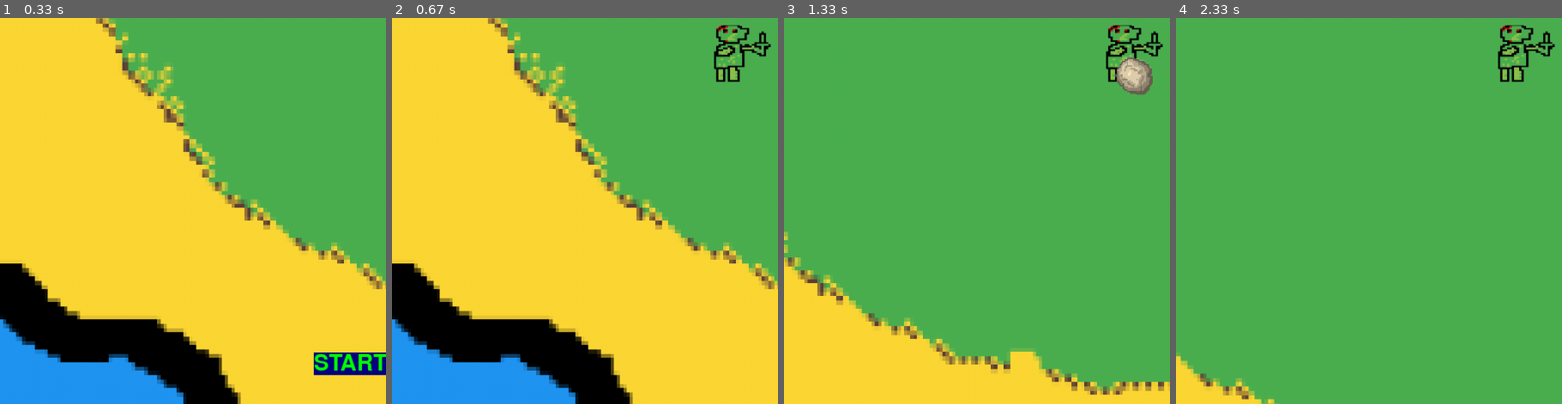
Above: before the commit, frames 1-4 (left to right).
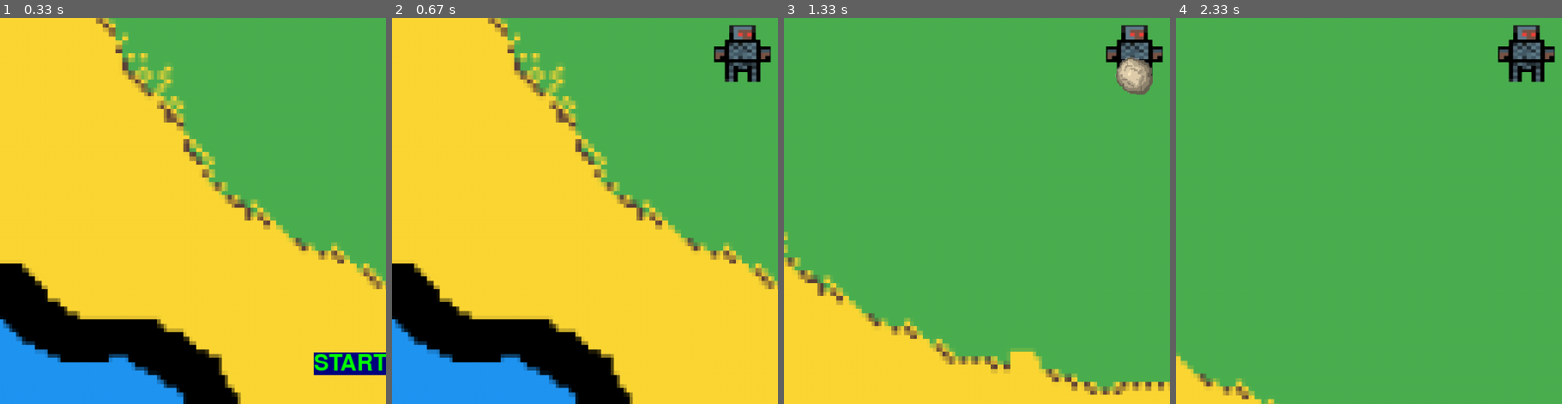
Above: after the commit, the same moments.

Repository: Kingkhi1/Zombie-Ocrs-and-caniballs
Game: pygame game, started from pygametemplate.py
Two runs of this game, one before a commit and one after it. Both use one fixed random seed, a clock stepped at 60 frames per second and the inputs below.
Inputs (mouse positions are % of the whole screen's width and height, from its top left):
- Up to frame 1 (0.33 s): no input
- Up to frame 2 (0.67 s): click "START" at 0.38 s
- Up to frame 3 (1.33 s): hold Right 0.67-1.13 s; move the mouse to (51, 57) at 0.7 s; hold Up from 1.17 s (still down); move the mouse to (60, 72) at 1.2 s; tap Space at 1.23 s
- Up to frame 4 (2.33 s): release Up at 1.47 s; hold Right 1.5-1.97 s; move the mouse to (19, 35) at 1.53 s; tap Space at 1.57, 1.87, 2.07 s; hold Left from 2 s (still down); move the mouse to (19, 73) at 2.03 s
The pictures show only the part of the screen within x 5-55%, y 45-95%; the shares and areas given below are measured in that part.

Frame 1 is identical in both runs. In frame 2, 1.7% of the frame differs, in the area x 83-99%, y 1-17%; in frame 3, 1.3%; in frame 4, 1.7%.

Commit message:
Added person

Diff:
--- a/pygametemplate.py
+++ b/pygametemplate.py
@@ -85,9 +85,9 @@
   small2Rect.center = (width//12+50,height//12)
 
   #Player Ship Variables
-  zombie2pic = pygame.image.load("zombie2.png")
-  zombie2pic = pygame.transform.scale(zombie2pic, (75, 75))
-  playerrect = zombie2pic.get_rect()
+  ericpic = pygame.image.load("eric.png")
+  ericpic = pygame.transform.scale(ericpic, (75, 75))
+  playerrect = ericpic.get_rect()
   playerrect.center = (width//2,height//2)
 
   #UFO Ship Variables
@@ -233,7 +233,7 @@
 
     elif gamestate == GameState.GAMEPLAY:
       screen.blit(bgPic,bgRect)
-      screen.blit(zombie2pic,playerrect)
+      screen.blit(ericpic,playerrect)
       screen.blit(smallPic,small1Rect)
       screen.blit(smallPic,small2Rect)
       screen.blit(canabalPic,canabalRect)
Binary file added: eric.jpg
Binary file added: eric.png
